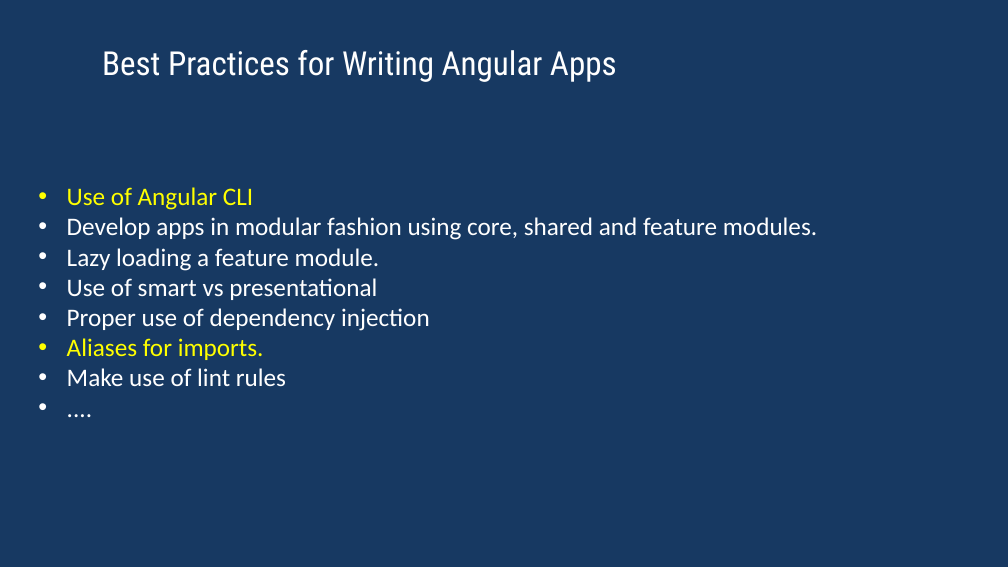
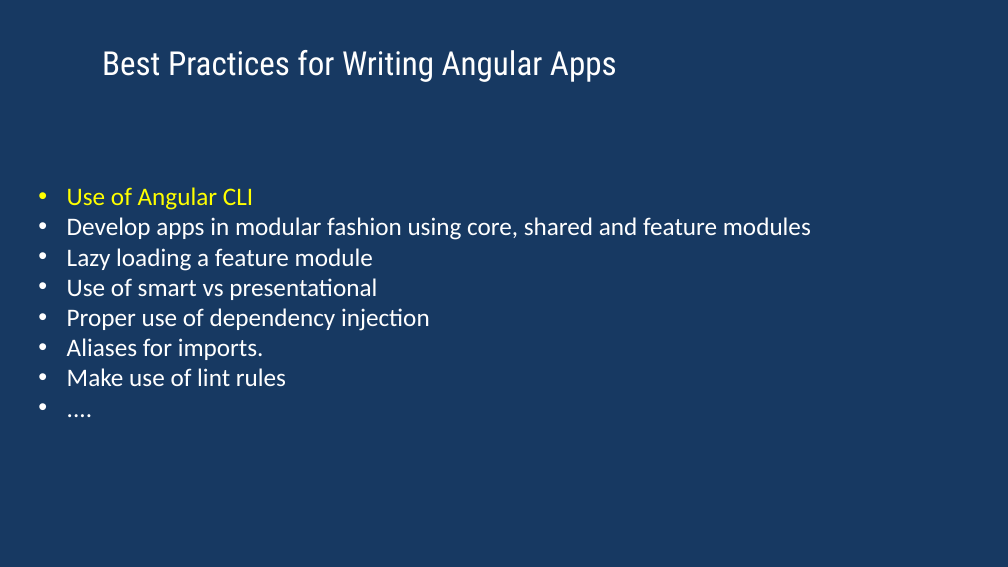
Before and after one commit to rached193/AngularWorkshop-20181116, a slide deck: slide 3 of 02_angular_cli/02_angular_cli.pptx. Drawn at 1008x567 pixels with LibreOffice and Linux fonts; fonts in the diff are those of the drawing. Boxes give left, top, right and bottom in pixels: in the first picture for what was removed or moved away, otherwise in the second. Text is boxed around its words. In the diff, an @@ line names an element or a change of style, - is before the commit and + after.

```diff
--- a/02_angular_cli/02_angular_cli.pptx
+++ b/02_angular_cli/02_angular_cli.pptx
@@ text at [67, 217, 811, 271]: text changed @@
-• Develop apps in modular fashion using core, shared and feature modules.
-• Lazy loading a feature module.
+• Develop apps in modular fashion using core, shared and feature modules
+• Lazy loading a feature module
@@ text at [67, 338, 264, 360]: text colour #FFFF00 to #FFFFFF in "Aliases for imports." @@
```
Also in this commit, not shown: 5 other slides changed, 12 slides added, 57 other files.
